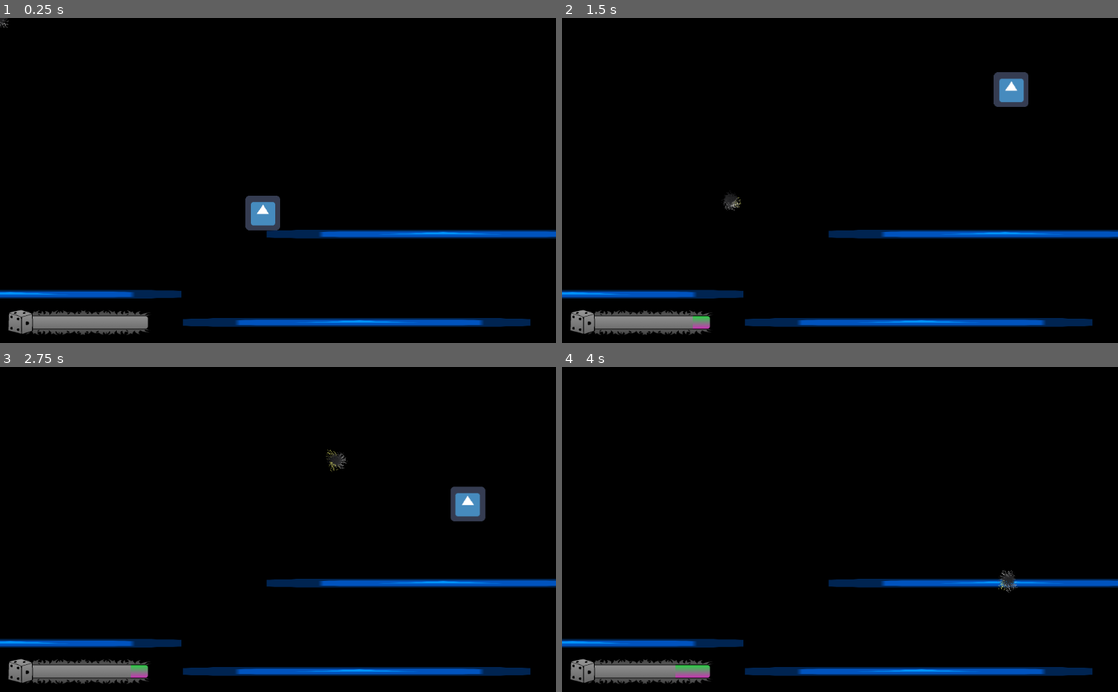
Above: before the commit, frames 1-4 (two rows, left to right).
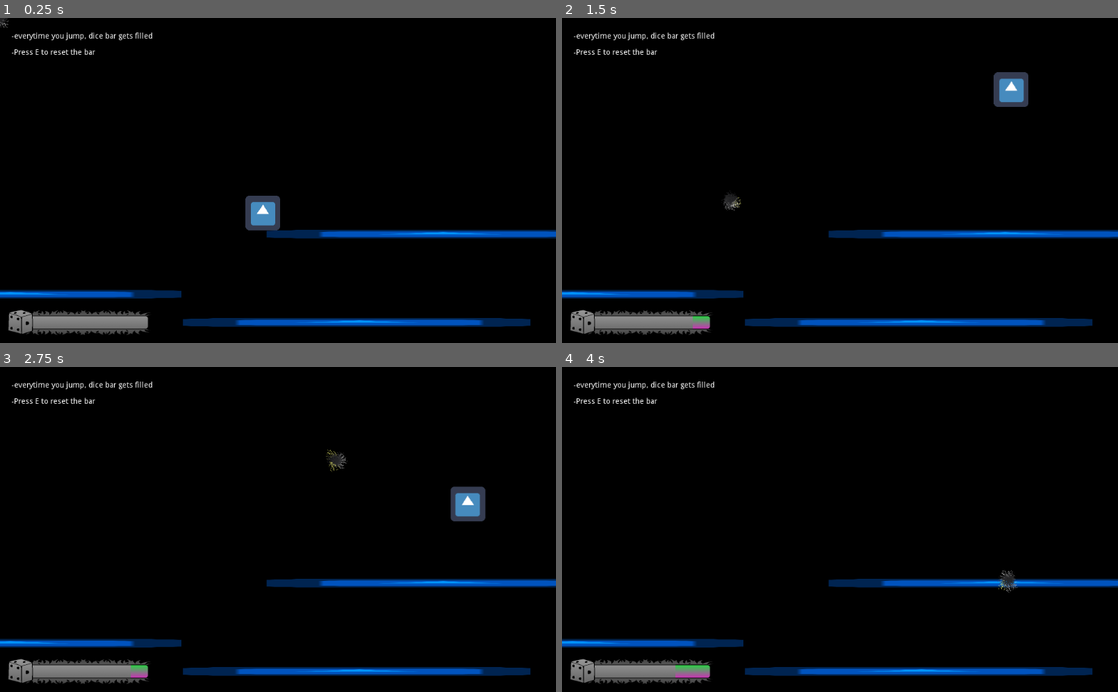
Above: after the commit, the same moments.

Repository: Lagrossa/DicePlatformerT
Game: Godot game, scene res://scenes/mainScenes/MainScene.tscn
Same seed, same stepped clock (60 frames per second), same inputs: the game is played once before the commit and once after it. The engine's default icon, where the game draws it, is replaced by a stand-in: a white triangle on a blue panel in a dark square.
Inputs (mouse positions are in pixels of both pictures, inside the frame that each line leads up to):
- Up to frame 1 (0.25 s): no input
- Up to frame 2 (1.5 s): tap E (E) at 0.5, 0.6, 1.25 s; move the mouse to (962, 164) at 0.52 s; hold D (right) from 0.53 s (still down); tap Space (jump) at 0.77, 0.8, 1.07, 1.35 s; move the mouse to (728, 196) at 1.27 s
- Up to frame 3 (2.75 s): tap Space (jump) at 1.52, 1.82, 2.3 s; tap E (E) at 1.55, 2, 2.1 s; move the mouse to (333, 458) at 2.02 s; release D (right) at 2.03 s; hold A (left) from 2.03 s (still down)
- Up to frame 4 (4 s): tap E (E) at 2.75, 2.85, 3.5 s; move the mouse to (812, 594) at 2.77 s; release A (left) at 2.78 s; hold D (right) from 2.78 s (still down); tap Space (jump) at 3.02, 3.32, 3.6, 3.77 s; move the mouse to (1006, 578) at 3.52 s

The runs differ from the first frame. In frame 1, 0.4% of the frame differs, in the area x 2-28%, y 4-12%; in frame 2, 0.4%; in frame 3, 0.4%; in frame 4, 0.4%.

Commit message:
added BG-musik

Diff:
--- a/Scenes/UI.tscn
+++ b/Scenes/UI.tscn
@@ -30,3 +30,13 @@
 texture_under = ExtResource( 1 )
 texture_progress = ExtResource( 2 )
 fill_mode = 1
+
+[node name="RichTextLabel" type="RichTextLabel" parent="."]
+margin_left = 21.0
+margin_top = 27.0
+margin_right = 363.0
+margin_bottom = 206.0
+mouse_filter = 2
+text = "-everytime you jump, dice bar gets filled
+
+-Press E to reset the bar"
--- a/scenes/mainScenes/MainScene.tscn
+++ b/scenes/mainScenes/MainScene.tscn
@@ -1,59 +1,66 @@
-[gd_scene load_steps=6 format=2]
+[gd_scene load_steps=7 format=2]
 
 [ext_resource path="res://scenes/mainScenes/Player.tscn" type="PackedScene" id=1]
 [ext_resource path="res://icon.png" type="Texture" id=2]
 [ext_resource path="res://Scenes/mainScenes/Bullet.tscn" type="PackedScene" id=3]
 [ext_resource path="res://Scenes/UI.tscn" type="PackedScene" id=4]
+[ext_resource path="res://assets/theme_song_.mp3" type="AudioStream" id=5]
 
 [sub_resource type="RectangleShape2D" id=1]
 extents = Vector2( 321, 30 )
 
 [node name="MainScene" type="Node"]
 
-[node name="ColorRect" type="ColorRect" parent="."]
+[node name="BG" type="ColorRect" parent="."]
 margin_right = 1024.0
 margin_bottom = 600.0
 mouse_filter = 2
 mouse_default_cursor_shape = 13
 color = Color( 0, 0, 0, 1 )
 
+[node name="AudioStreamPlayer" type="AudioStreamPlayer" parent="."]
+stream = ExtResource( 5 )
+autoplay = true
+
 [node name="Player" parent="." instance=ExtResource( 1 )]
 position = Vector2( 484, 251 )
 JumpAmmount = 2
 
-[node name="Ground" type="StaticBody2D" parent="."]
+[node name="World" type="Node" parent="."]
+
+[node name="Ground" type="StaticBody2D" parent="World"]
 modulate = Color( 0, 0.596078, 1, 1 )
 position = Vector2( 657, 562 )
 scale = Vector2( 1, 0.238 )
 
-[node name="CollisionShape" type="CollisionShape2D" parent="Ground"]
+[node name="CollisionShape" type="CollisionShape2D" parent="World/Ground"]
 shape = SubResource( 1 )
 
-[node name="Sprite" type="Sprite" parent="Ground"]
+[node name="Sprite" type="Sprite" parent="World/Ground"]
 scale = Vector2( 10, 1 )
 texture = ExtResource( 2 )
 
-[node name="Ground2" type="StaticBody2D" parent="."]
+[node name="Ground2" type="StaticBody2D" parent="World"]
 modulate = Color( 0, 0.596078, 1, 1 )
 position = Vector2( 14, 510 )
 scale = Vector2( 1, 0.238 )
 
-[node name="CollisionShape" type="CollisionShape2D" parent="Ground2"]
+[node name="CollisionShape" type="CollisionShape2D" parent="World/Ground2"]
 shape = SubResource( 1 )
 
-[node name="Sprite" type="Sprite" parent="Ground2"]
+[node name="Sprite" type="Sprite" parent="World/Ground2"]
 scale = Vector2( 10, 1 )
 texture = ExtResource( 2 )
 
-[node name="Ground3" type="StaticBody2D" parent="."]
+[node name="Ground3" type="StaticBody2D" parent="World"]
 modulate = Color( 0, 0.596078, 1, 1 )
 position = Vector2( 811, 399 )
 scale = Vector2( 1, 0.238 )
 
-[node name="CollisionShape" type="CollisionShape2D" parent="Ground3"]
+[node name="CollisionShape" type="CollisionShape2D" parent="World/Ground3"]
 shape = SubResource( 1 )
 
-[node name="Sprite" type="Sprite" parent="Ground3"]
+[node name="Sprite" type="Sprite" parent="World/Ground3"]
 scale = Vector2( 10, 1 )
 texture = ExtResource( 2 )
 
Not shown, added: assets/theme_song_.mp3.import
Not shown, added: assets/theme_song_.mp3
